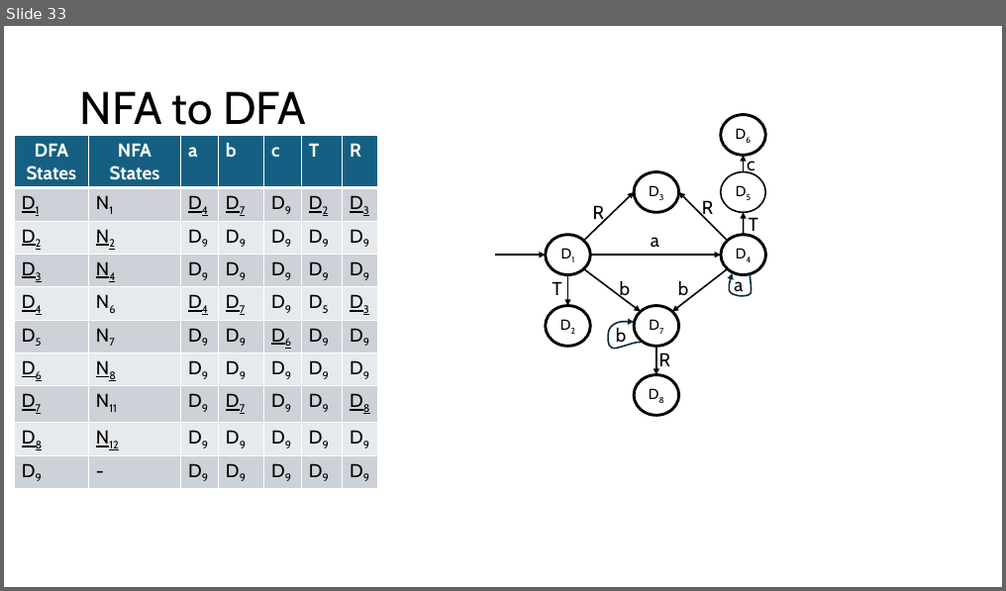
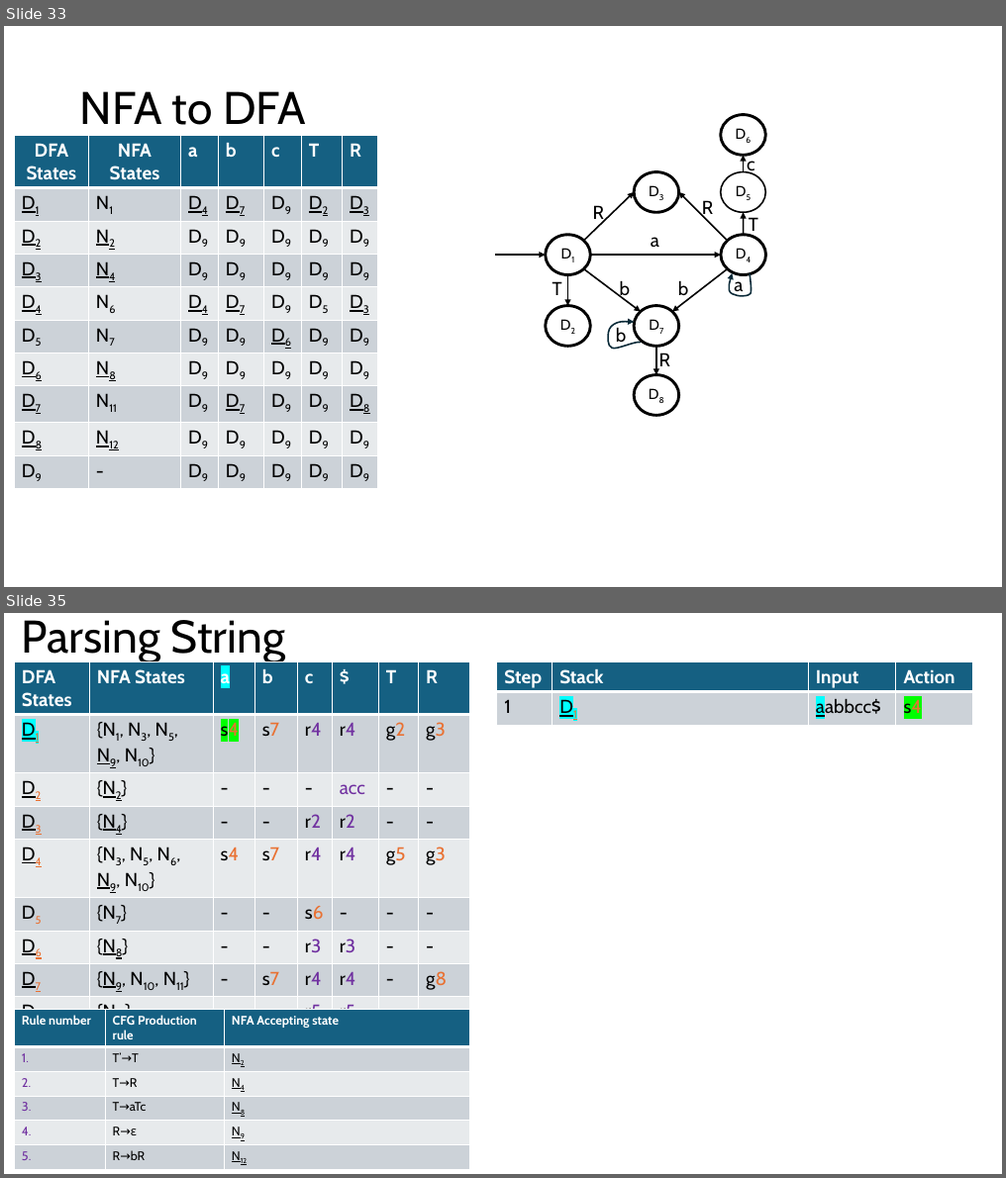
Before and after one commit to Danieldv-s/Research-Materials, a slide deck: Syntax-Analysis/Section2.13Expansion.pptx. Shown one above the other, each under a label of ours: slide 33 before the commit, slides 33 and 35 after it; the slides between them are not shown. The pictures are 1006x591 and 1006x1178 pixels, drawn with LibreOffice and Linux fonts; fonts in the diff are those of the drawing. Boxes give left, top, right and bottom in pixels: in the first picture for what was removed or moved away, otherwise in the second. Text is boxed around its words. In the diff, an @@ line names an element or a change of style, - is before the commit and + after.

```diff
--- a/Syntax-Analysis/Section2.13Expansion.pptx
+++ b/Syntax-Analysis/Section2.13Expansion.pptx
@@ slide 35 added at [4, 613, 1002, 1174], background #FFFFFF @@
@@ title added at [22, 620, 285, 663], 44 pt, text #000000 @@
+Parsing String
@@ table added at [15, 662, 469, 1169], 9 rows, 8 columns @@
+DFA States | NFA States | a | b | c | $ | T | R
+D1 | {N1, N3, N5, N9, N10} | s4 | s7 | r4 | r4 | g2 | g3
+D2 | {N2} | - | - | - | acc | - | -
+D3 | {N4} | - | - | r2 | r2 | - | -
+D4 | {N3, N5, N6, N9, N10} | s4 | s7 | r4 | r4 | g5 | g3
+D5 | {N7} | - | - | s6 | - | - | -
+D6 | {N8} | - | - | r3 | r3 | - | -
+D7 | {N9, N10, N11} | - | s7 | r4 | r4 | - | g8
+D8 | {N12} | - | - | r5 | r5 | - | -
@@ table added at [497, 662, 972, 724], 2 rows, 4 columns @@
+Step | Stack | Input | Action
+1 | D1 | aabbcc$ | s4
@@ table added at [497, 662, 972, 722], 2 rows, 4 columns @@
+Step | Stack | Input | Action
+1 | D1 | aabbcc$ | s4
@@ table added at [15, 1009, 469, 1166], 6 rows, 3 columns @@
+Rule number | CFG Production rule | NFA Accepting state
+1. | T’→T | N2
+2. | T→R | N4
+3. | T→aTc | N8
+4. | R→ε | N9
+5. | R→bR | N12
```
Also in this commit, not shown: 2 slides changed, 19 other slides added.
